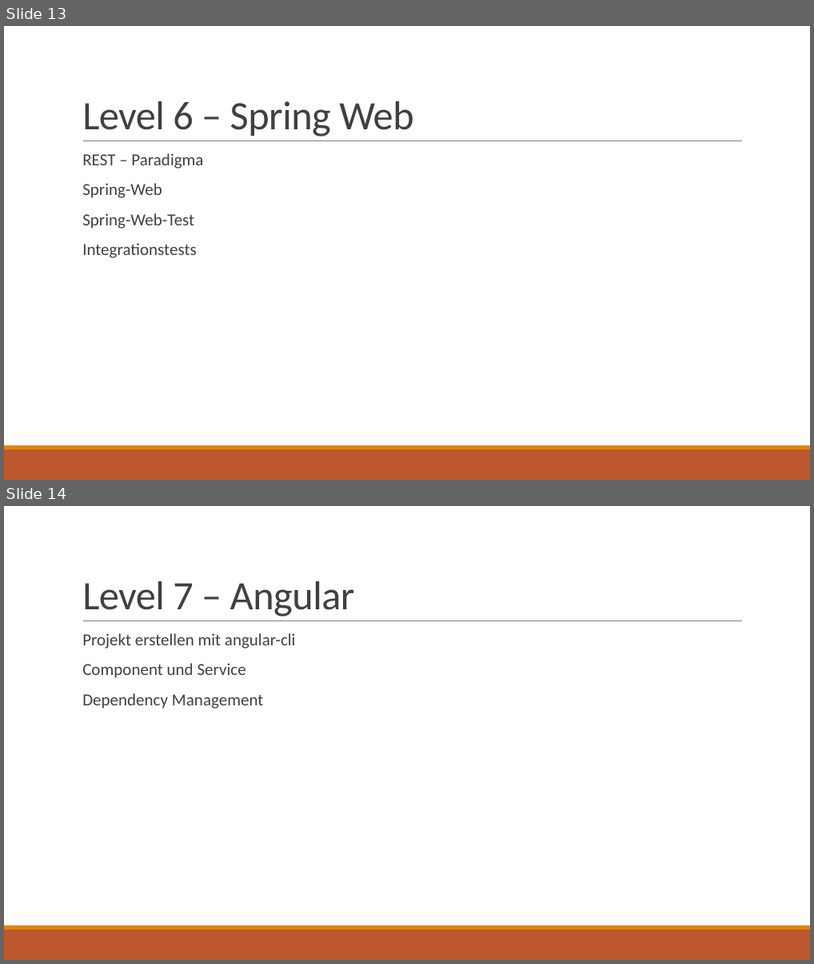
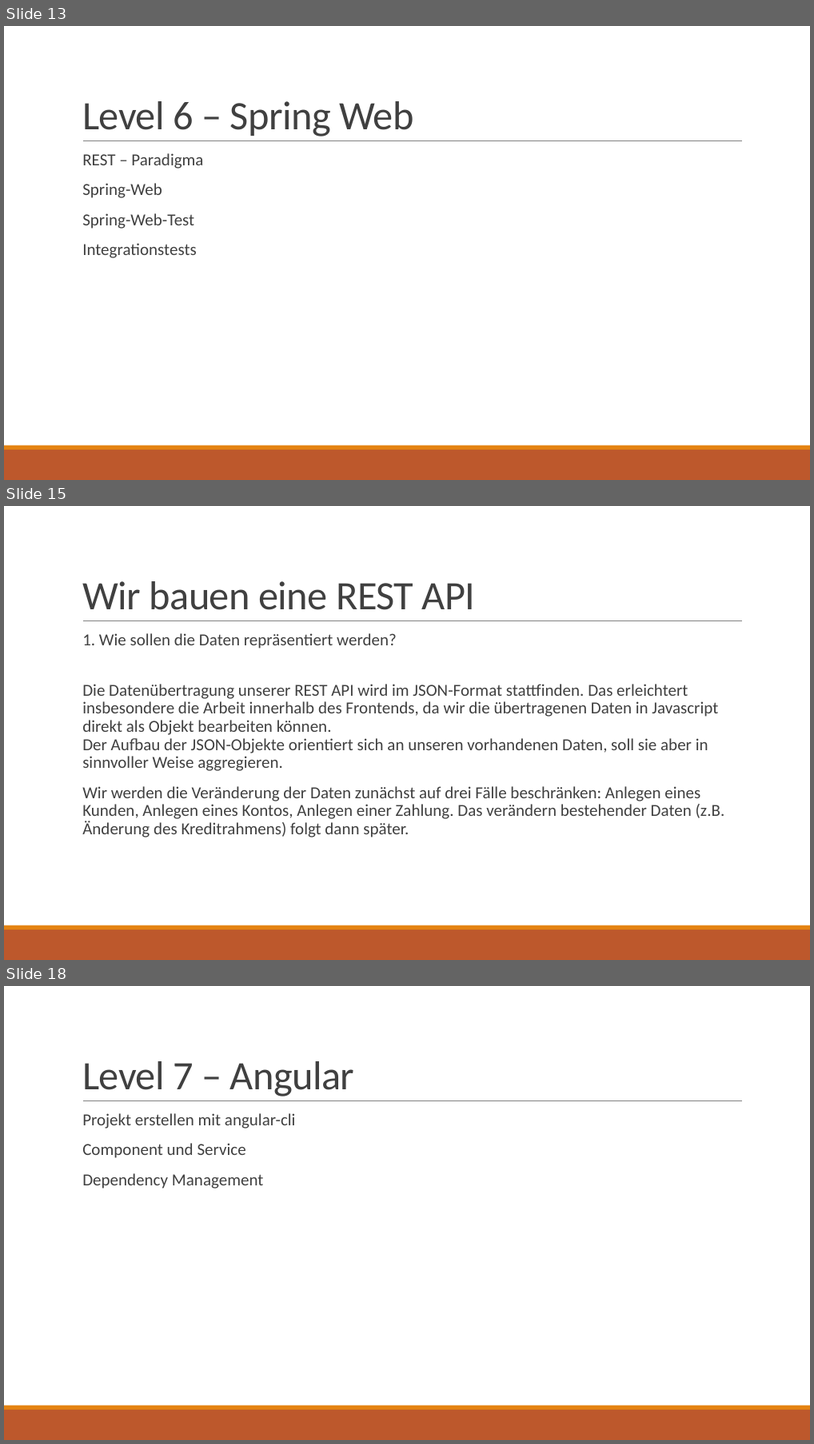
Before and after one commit to SpiritTesting/buggybank, a slide deck: Aufgaben.pptx. Shown one above the other, each under a label of ours: slides 13 and 14 before the commit, slides 13, 15 and 18 after it; the slides between them are not shown. The pictures are 814x964 and 814x1444 pixels, drawn with LibreOffice and Linux fonts; fonts in the diff are those of the drawing; background and template pictures are left out. Boxes give left, top, right and bottom in pixels: in the first picture for what was removed or moved away, otherwise in the second. Text is boxed around its words. In the diff, an @@ line names an element or a change of style, - is before the commit and + after.

```diff
--- a/Aufgaben.pptx
+++ b/Aufgaben.pptx
@@ slide 15 added at (4, 506, 810, 960), background #FFFFFF; not listed: 3 template elements that a slide beside it also shows @@
@@ title added at (82, 581, 476, 610), 48 pt, text #404040 @@
+Wir bauen eine REST API
@@ text added at (82, 633, 726, 837), 20 pt, text #404040 @@
+  1. Wie sollen die Daten repräsentiert werden?
+  Die Datenübertragung unserer REST API wird im JSON-Format stattfinden. Das erleichtert insbesondere die Arbeit innerhalb des Frontends, da wir die übertragenen Daten in Javascript direkt als Objekt bearbeiten können.
+  Der Aufbau der JSON-Objekte orientiert sich an unseren vorhandenen Daten, soll sie aber in sinnvoller Weise aggregieren.
+  Wir werden die Veränderung der Daten zunächst auf drei Fälle beschränken: Anlegen eines Kunden, Anlegen eines Kontos, Anlegen einer Zahlung. Das verändern bestehender Daten (z.B. Änderung des Kreditrahmens) folgt dann später.
@@ what was slide 14 is now slide 18 @@
```
Also in this commit, not shown: 4 other slides added.
